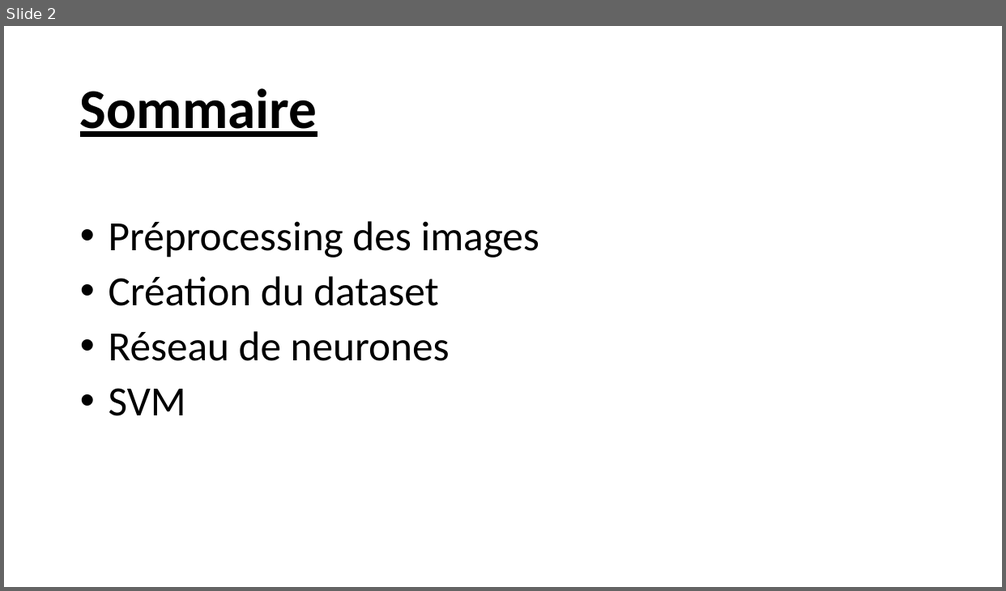
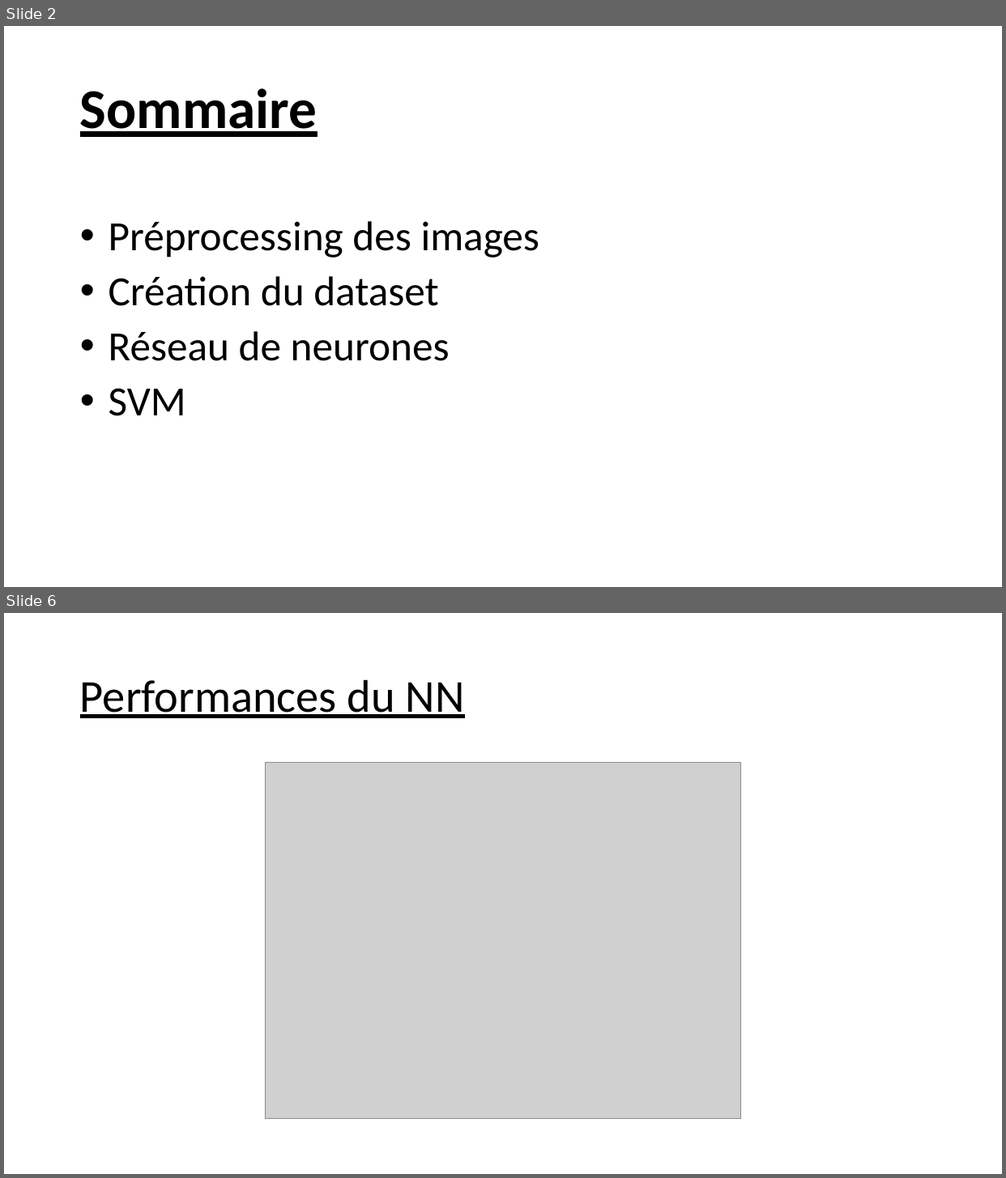
Before and after one commit to MacherelR/ProjetML4E, a slide deck: Présentation/MachLearn_Macherel_Evard.pptx. Shown one above the other, each under a label of ours: slide 2 before the commit, slides 2 and 6 after it; the slides between them are not shown. The pictures are 1006x591 and 1006x1178 pixels, drawn with LibreOffice and Linux fonts; fonts in the diff are those of the drawing; grey boxes stand for pictures. Boxes give left, top, right and bottom in pixels: in the first picture for what was removed or moved away, otherwise in the second. Text is boxed around its words. In the diff, an @@ line names an element or a change of style, - is before the commit and + after.

```diff
--- a/Présentation/MachLearn_Macherel_Evard.pptx
+++ b/Présentation/MachLearn_Macherel_Evard.pptx
@@ slide 6 added at (x1=4, y1=613, x2=1002, y2=1174), background #FFFFFF @@
@@ title added at (x1=80, y1=679, x2=465, y2=718), 44 pt, text #000000, underline @@
+Performances du NN
@@ picture added at (x1=266, y1=763, x2=740, y2=1119) @@
```
Also in this commit, not shown: 4 slides changed, 1 other slide added.
